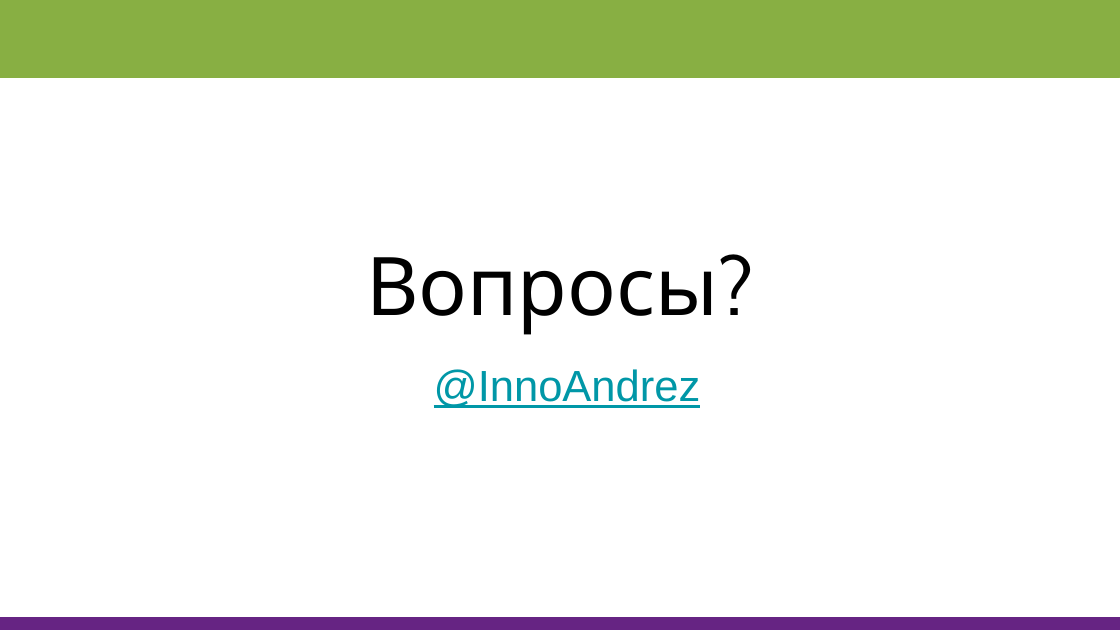
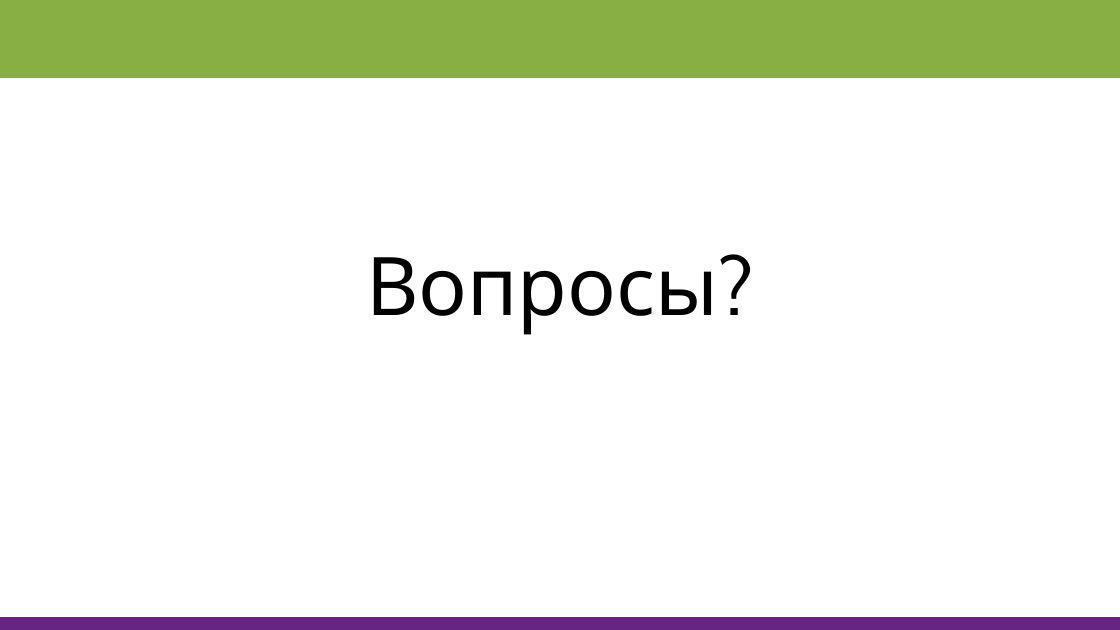
Before and after one commit to StKovalev/javascript-junior, a slide deck: slide 10 of 2019/III. Redux/3.3 Immutable, Action, Action Creators/Immutable, Action, Action Creators.pptx (slide 15 before the commit). Drawn at 1120x630 pixels with LibreOffice and Linux fonts; fonts in the diff are those of the drawing. Boxes give left, top, right and bottom in pixels: in the first picture for what was removed or moved away, otherwise in the second. Text is boxed around its words. In the diff, an @@ line names an element or a change of style, - is before the commit and + after.

```diff
--- a/2019/III. Redux/3.3 Immutable, Action, Action Creators/Immutable, Action, Action Creators.pptx
+++ b/2019/III. Redux/3.3 Immutable, Action, Action Creators/Immutable, Action, Action Creators.pptx
@@ subtitle removed at <box>434,369,701,408</box> @@
-@InnoAndrez
```
Also in this commit, not shown: 5 slides removed, 2 other files.
